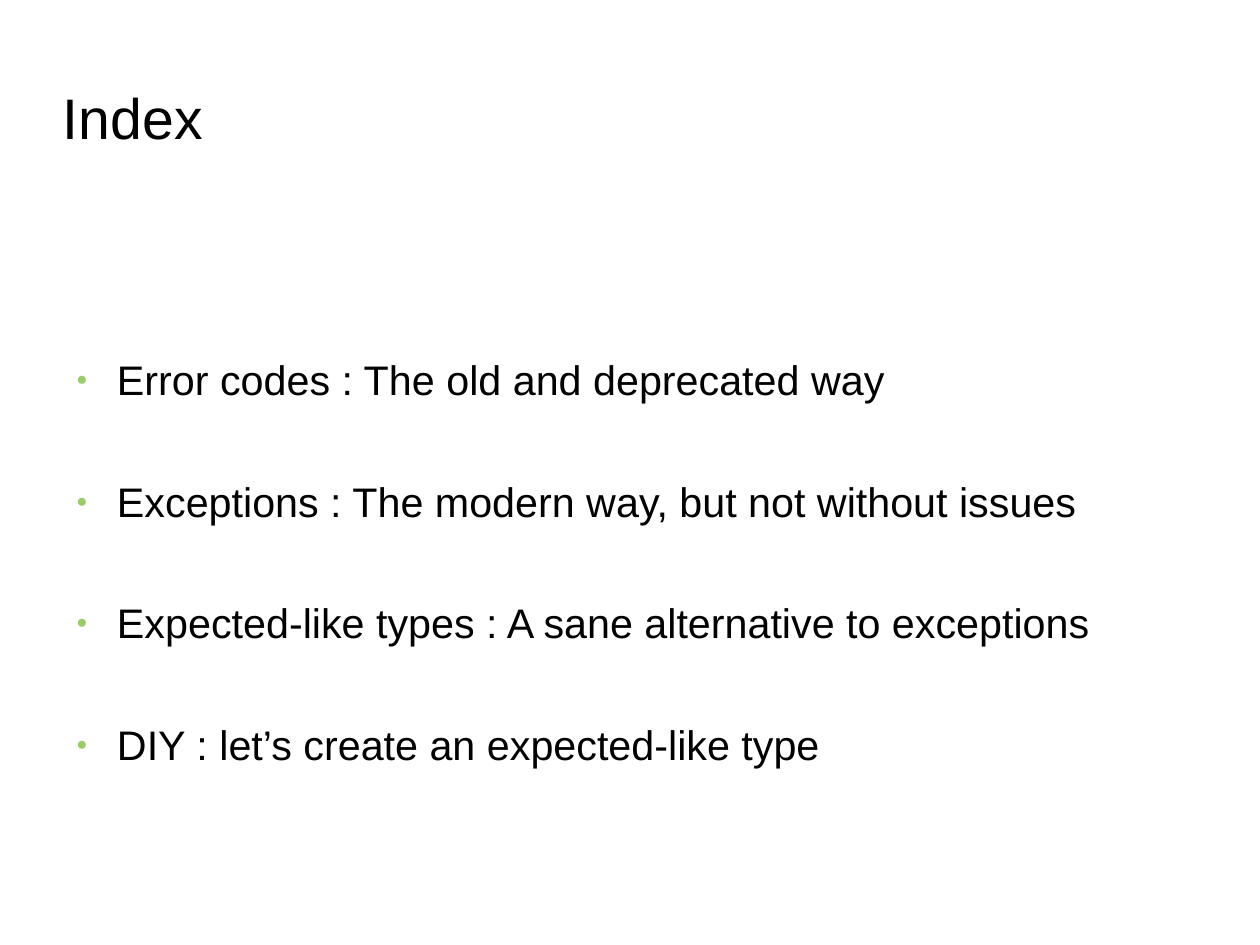
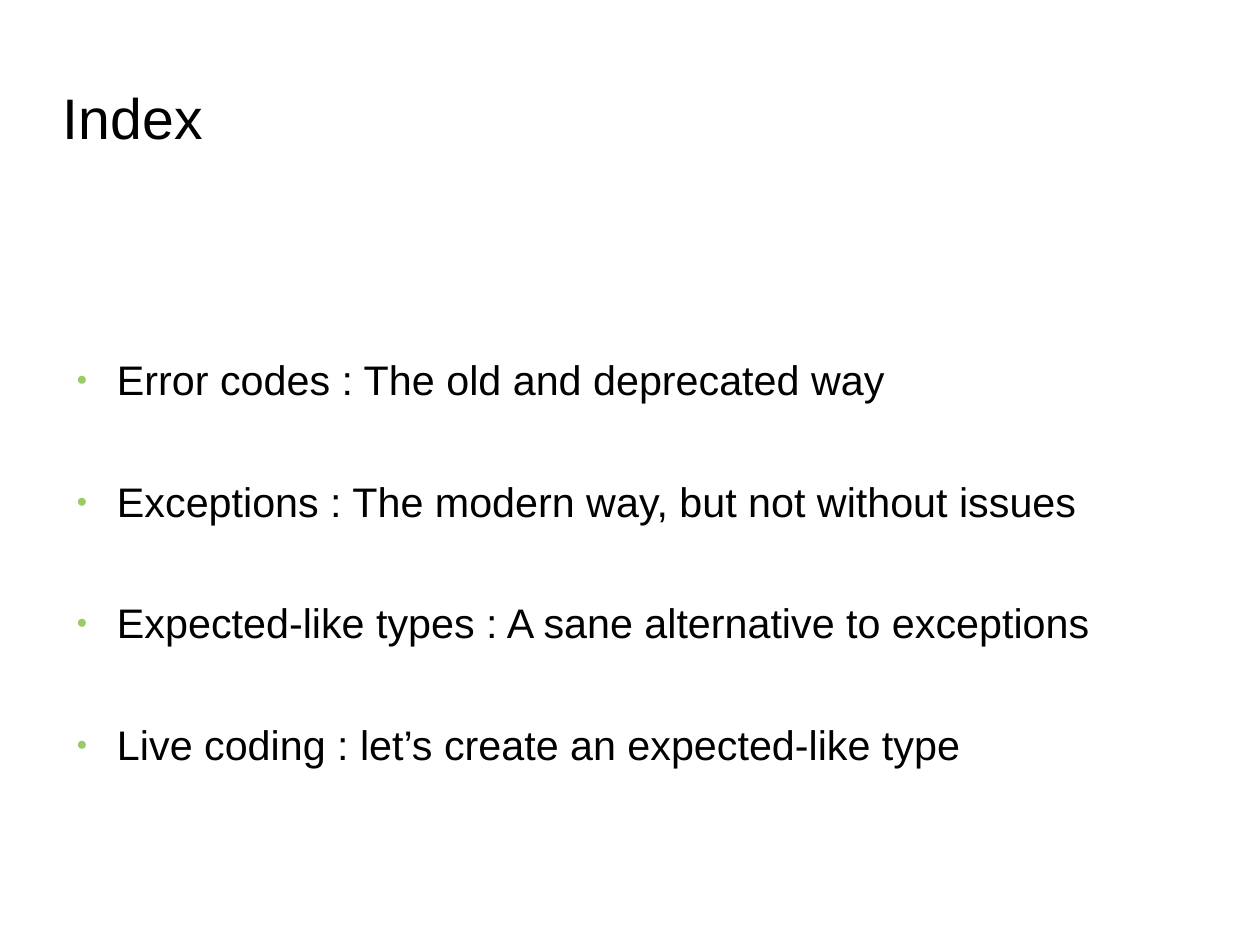
Before and after one commit to FranckRJ/CPP-trainings, a slide deck: slide 2 of expected-like-types/expected-like-types.odp. Drawn at 1260x945 pixels with LibreOffice and Linux fonts; fonts in the diff are those of the drawing; background and template pictures are left out. Boxes give left, top, right and bottom in pixels: in the first picture for what was removed or moved away, otherwise in the second. Text is boxed around its words. In the diff, an @@ line names an element or a change of style, - is before the commit and + after.

Commit message:
Finalisation de la présentation des expected-like types.

```diff
--- a/expected-like-types/expected-like-types.odp
+++ b/expected-like-types/expected-like-types.odp
@@ text at (117, 730, 960, 768): text changed @@
-● DIY : let’s create an expected-like type
+● Live coding : let’s create an expected-like type
```
Also in this commit, not shown: 3 other slides changed, 6 slides added, 2 slides removed, 1 other file.
